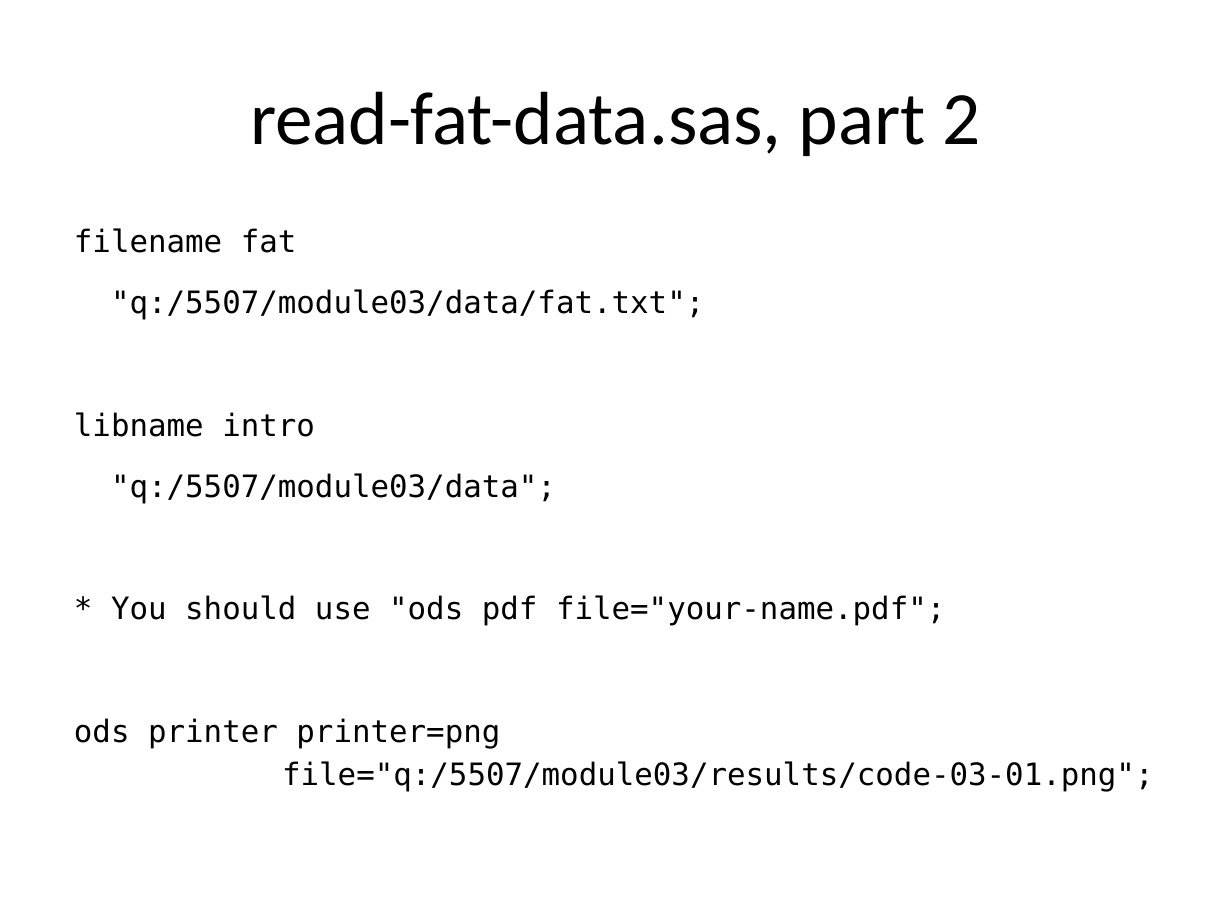
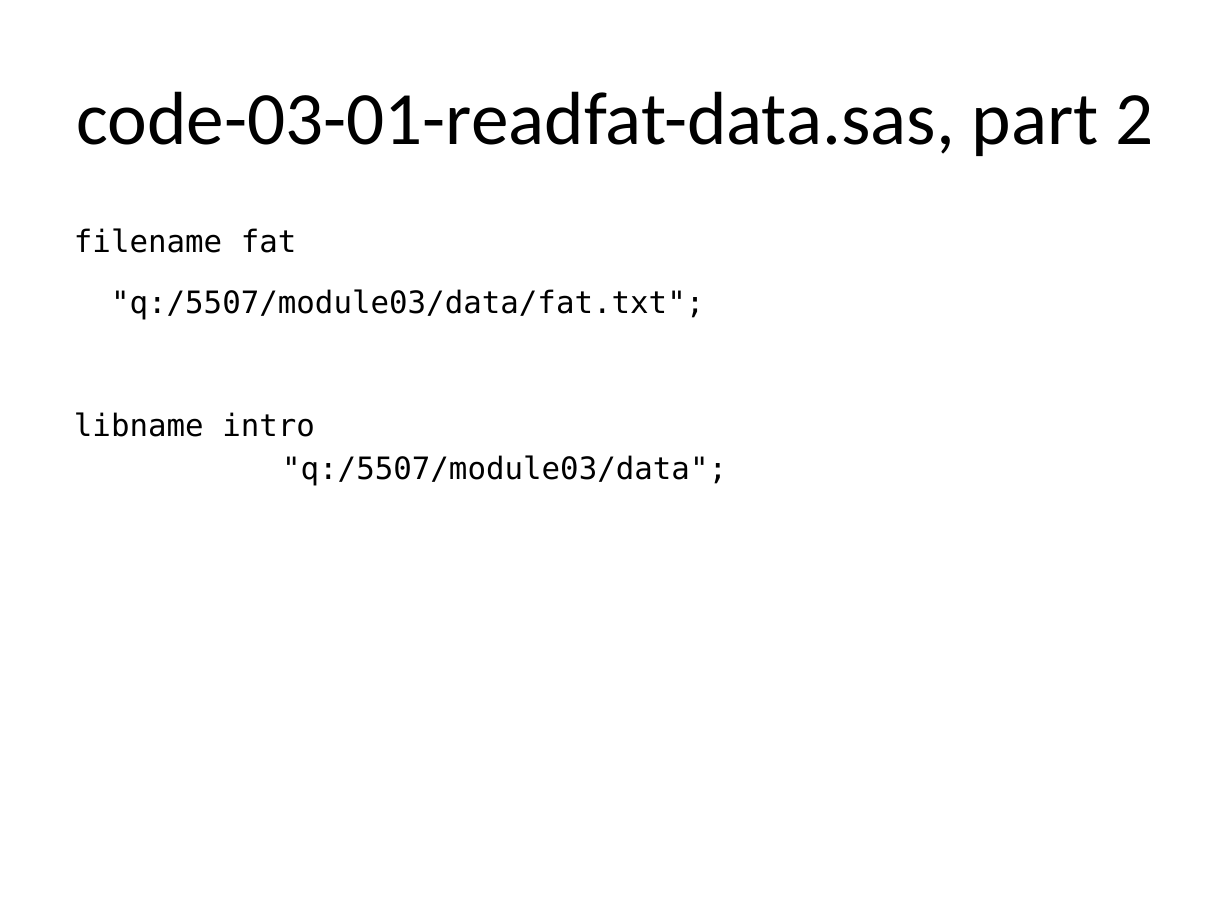
Before and after one commit to classes-simon/5507, a slide deck: slide 3 of module03/src/slides-and-speaker-notes-03.pptx. Drawn at 1232x924 pixels with LibreOffice and Linux fonts; fonts in the diff are those of the drawing. Boxes give left, top, right and bottom in pixels: in the first picture for what was removed or moved away, otherwise in the second. Text is boxed around its words. In the diff, an @@ line names an element or a change of style, - is before the commit and + after.

```diff
--- a/module03/src/slides-and-speaker-notes-03.pptx
+++ b/module03/src/slides-and-speaker-notes-03.pptx
@@ title at bbox=[76, 91, 1154, 156]: text changed @@
-read-fat-data.sas, part 2
+code-03-01-readfat-data.sas, part 2
@@ text at bbox=[74, 228, 727, 486]: text changed @@
-filename fat
-"q:/5507/module03/data/fat.txt";
-libname intro
-"q:/5507/module03/data";
-* You should use "ods pdf file="your-name.pdf";
-ods printer printer=png
-file="q:/5507/module03/results/code-03-01.png";
+filename fat
+"q:/5507/module03/data/fat.txt";
+libname intro
+"q:/5507/module03/data";
```
Also in this commit, not shown: 7 other slides changed, 2 slides added, 3 other files.
